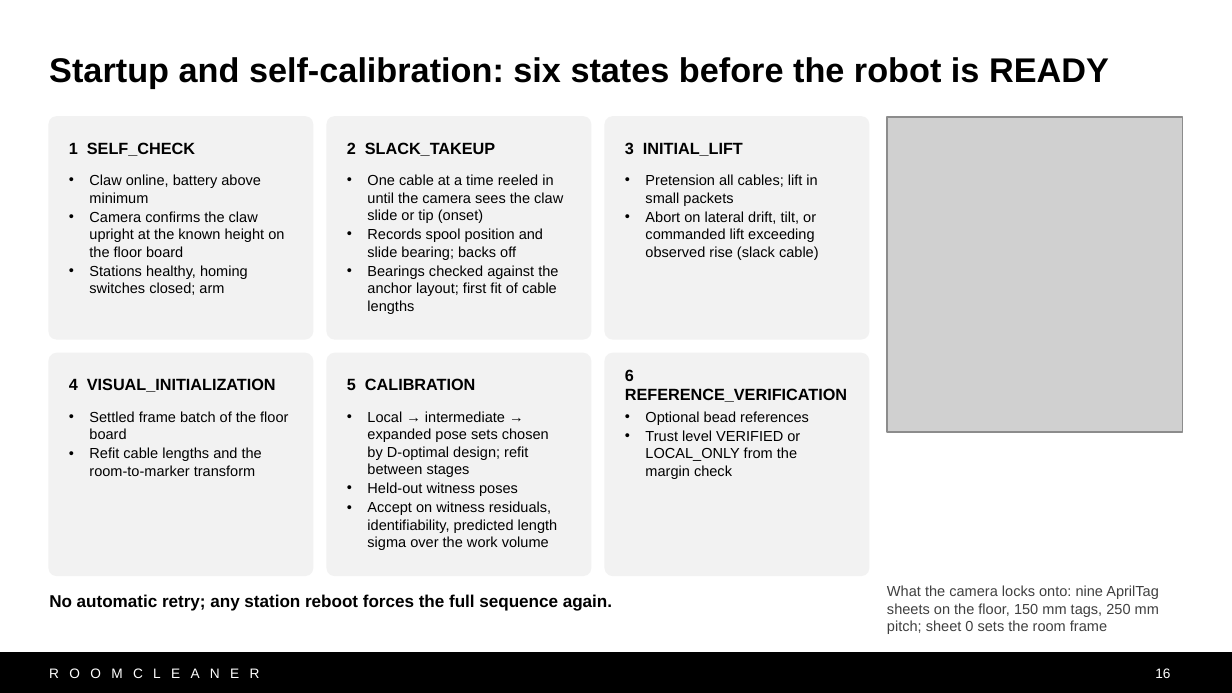
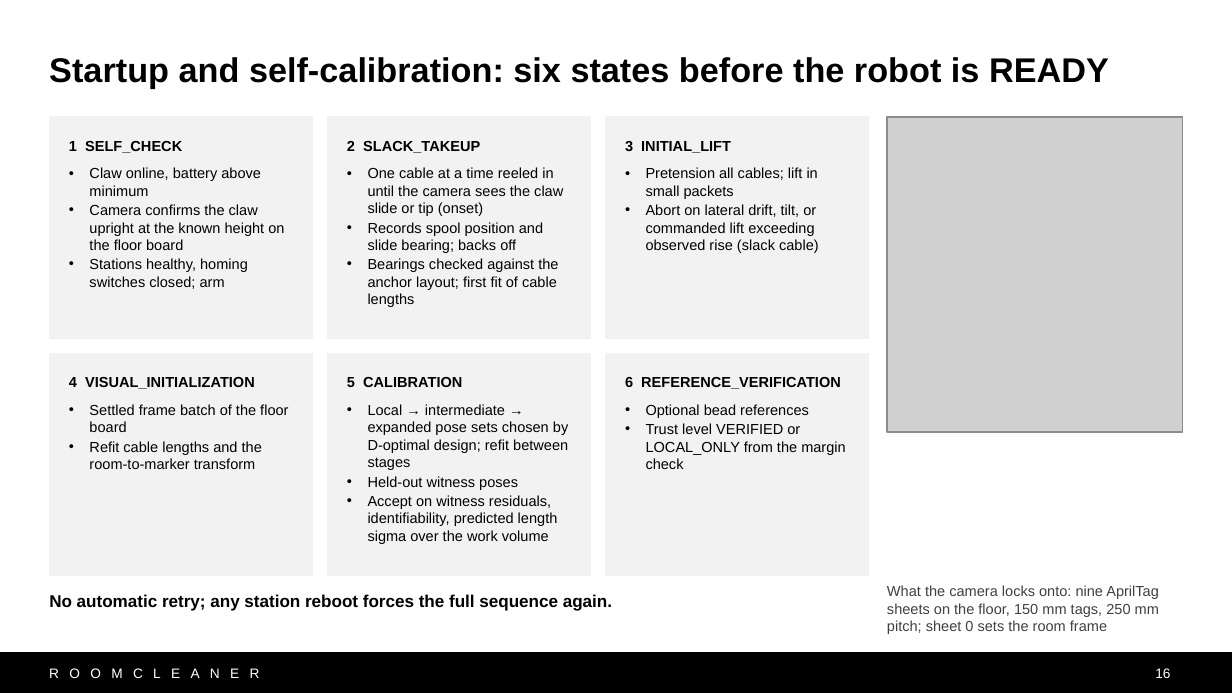
Before and after one commit to Jaspario1199/RoomCleaner, a slide deck: slide 16 of docs/presentation/deck_v10/RoomCleaner_Buntinx_v10.pptx. Drawn at 1232x693 pixels with LibreOffice and Linux fonts; fonts in the diff are those of the drawing; grey boxes stand for pictures. Boxes give left, top, right and bottom in pixels: in the first picture for what was removed or moved away, otherwise in the second. Text is boxed around its words. In the diff, an @@ line names an element or a change of style, - is before the commit and + after.

```diff
--- a/docs/presentation/deck_v10/RoomCleaner_Buntinx_v10.pptx
+++ b/docs/presentation/deck_v10/RoomCleaner_Buntinx_v10.pptx
@@ rectangle "1 SELF_CHECK": place and size @@
-rectangle "1 SELF_CHECK" at (89,174,284,295)
+rectangle "1 SELF_CHECK" at (49,117,313,339)
@@ rounded rectangle removed at (49,117,313,339) @@
@@ rectangle "2 SLACK_TAKEUP": place and size @@
-rectangle "2 SLACK_TAKEUP" at (367,174,563,314)
+rectangle "2 SLACK_TAKEUP" at (328,117,591,339)
@@ rounded rectangle removed at (328,117,591,339) @@
@@ rectangle "3 INITIAL_LIFT": place and size @@
-rectangle "3 INITIAL_LIFT" at (645,174,819,260)
+rectangle "3 INITIAL_LIFT" at (605,117,869,339)
@@ rounded rectangle removed at (605,117,869,339) @@
@@ text in rectangle at (69,141,182,153): paragraph added @@
+1 SELF_CHECK
@@ text removed at (69,142,195,156) @@
-1 SELF_CHECK
@@ text in rectangle at (347,141,480,153): paragraph added @@
+2 SLACK_TAKEUP
@@ text removed at (347,142,495,156) @@
-2 SLACK_TAKEUP
@@ text in rectangle at (625,141,731,153): paragraph added @@
+3 INITIAL_LIFT
@@ text removed at (625,142,743,156) @@
-3 INITIAL_LIFT
@@ rectangle "4 VISUAL_INITIALIZATION": place and size @@
-rectangle "4 VISUAL_INITIALIZATION" at (89,411,288,476)
+rectangle "4 VISUAL_INITIALIZATION" at (49,354,313,575)
@@ rounded rectangle removed at (49,354,313,575) @@
@@ rectangle "5 CALIBRATION": place and size @@
-rectangle "5 CALIBRATION" at (367,411,558,550)
+rectangle "5 CALIBRATION" at (328,354,591,575)
@@ rounded rectangle removed at (328,354,591,575) @@
@@ fill none to #F2F2F2; outline none to #F2F2F2 0.75 pt in 6 elements at (328,354,591,575), (328,117,591,339), (49,117,313,339), (605,117,869,339), (49,354,313,575), (605,354,869,575) @@
@@ rectangle "6 REFERENCE_VERIFICATION": place and size @@
-rectangle "6 REFERENCE_VERIFICATION" at (645,411,809,479)
+rectangle "6 REFERENCE_VERIFICATION" at (605,354,869,575)
@@ rounded rectangle removed at (605,354,869,575) @@
@@ text in rectangle at (69,377,255,389): paragraph added @@
+4 VISUAL_INITIALIZATION
@@ text removed at (69,378,276,392) @@
-4 VISUAL_INITIALIZATION
@@ text in rectangle at (347,377,462,387): paragraph added @@
+5 CALIBRATION
@@ text removed at (347,378,476,390) @@
-5 CALIBRATION
@@ text in rectangle at (625,377,841,389): paragraph added @@
+6 REFERENCE_VERIFICATION
@@ text removed at (625,369,847,402) @@
-6 REFERENCE_VERIFICATION
```
Also in this commit, not shown: 15 other slides changed, 4 other files.
